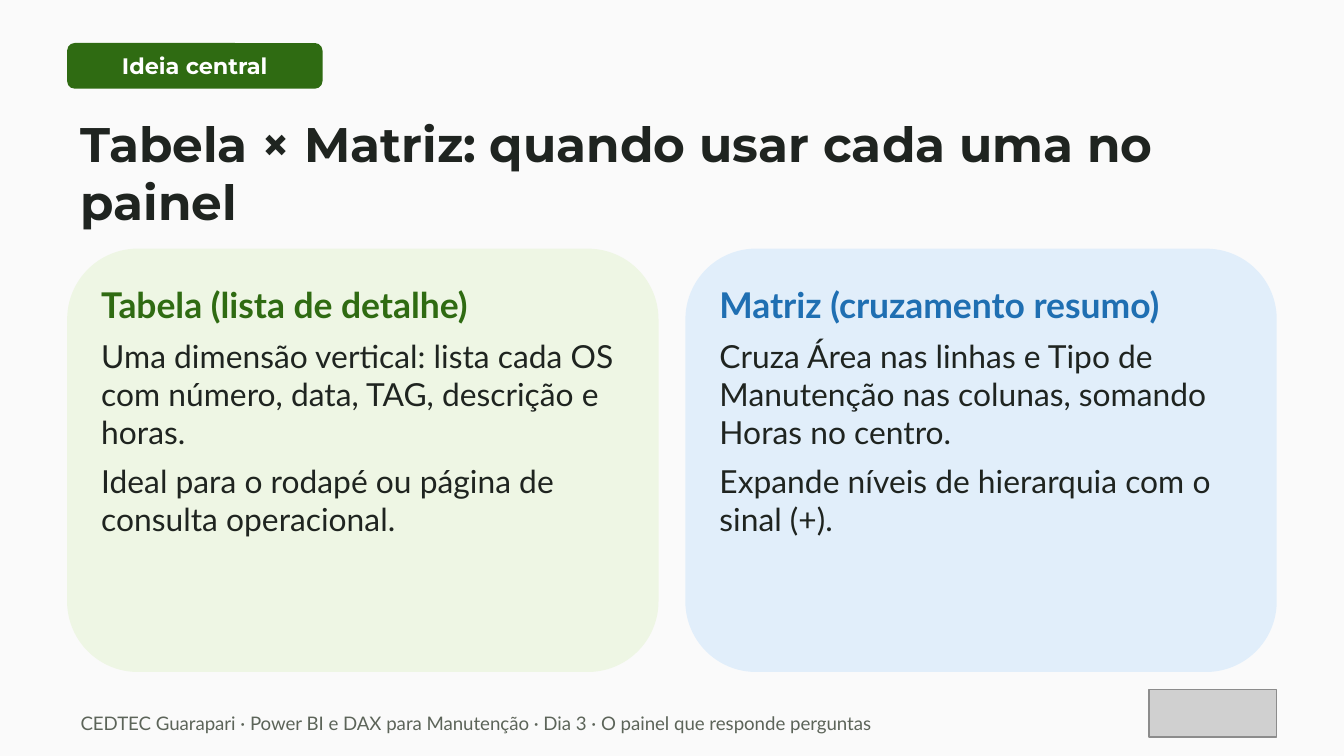
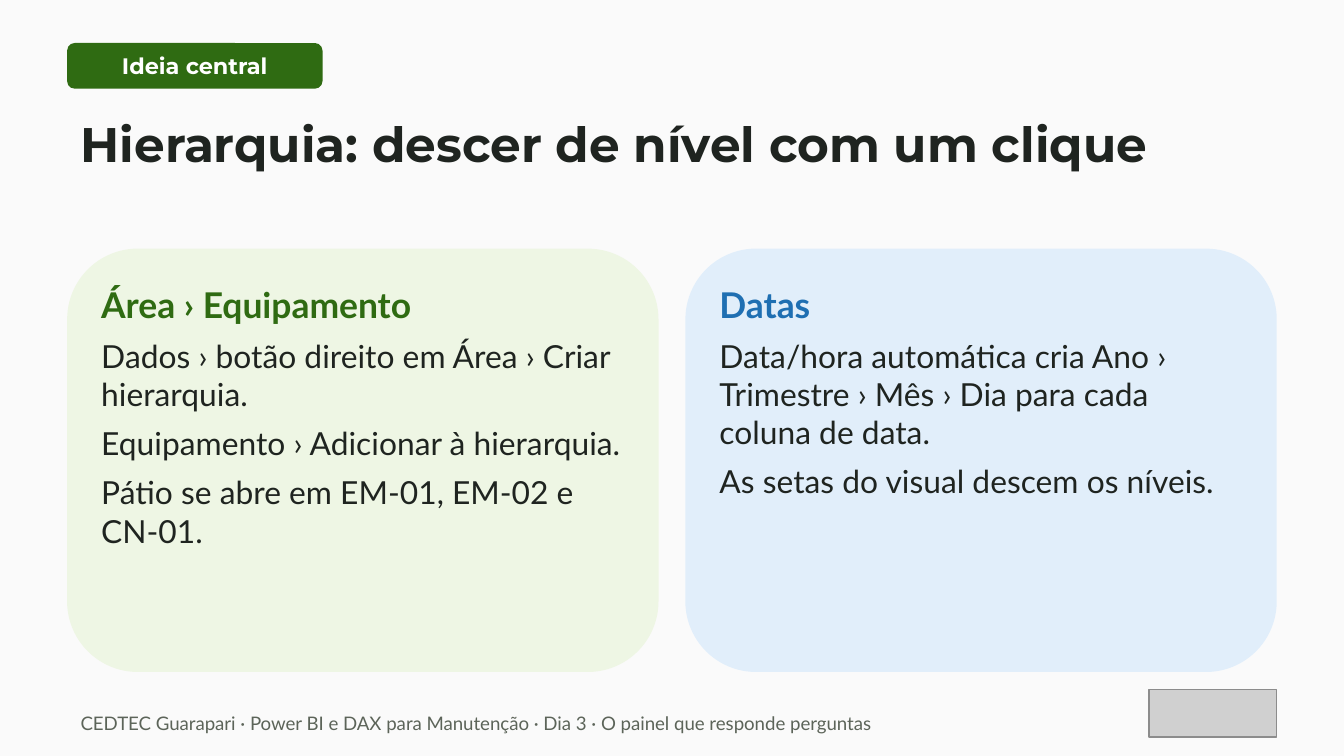
Before and after one commit to IsraelMdc/Curso_PowerBI_Dax, a slide deck: slide 10 of Aulas/Power BI e DAX para Manutenção — Dia 3 · O painel que responde perguntas.pptx (slide 21 before the commit). Drawn at 1344x756 pixels with LibreOffice and Linux fonts; fonts in the diff are those of the drawing; grey boxes stand for pictures. Boxes give left, top, right and bottom in pixels: in the first picture for what was removed or moved away, otherwise in the second. Text is boxed around its words. In the diff, an @@ line names an element or a change of style, - is before the commit and + after.

Commit message:
Alinha roteiros e datasets da Aula 3 aos 26 slides oficiais do Dia 3

```diff
--- a/Aulas/Power BI e DAX para Manutenção — Dia 3 · O painel que responde perguntas.pptx
+++ b/Aulas/Power BI e DAX para Manutenção — Dia 3 · O painel que responde perguntas.pptx
@@ text at box(81, 124, 1147, 172): text changed @@
-Tabela × Matriz: quando usar cada uma no painel
+Hierarquia: descer de nível com um clique
@@ text in rounded rectangle at box(101, 287, 621, 544): text changed @@
-Tabela (lista de detalhe)
-Uma dimensão vertical: lista cada OS com número, data, TAG, descrição e horas.
-Ideal para o rodapé ou página de consulta operacional.
+Área › Equipamento
+Dados › botão direito em Área › Criar hierarquia.
+Equipamento › Adicionar à hierarquia.
+Pátio se abre em EM-01, EM-02 e CN-01.
@@ text in rounded rectangle at box(719, 292, 1214, 494): text changed @@
-Matriz (cruzamento resumo)
-Cruza Área nas linhas e Tipo de Manutenção nas colunas, somando Horas no centro.
-Expande níveis de hierarquia com o sinal (+).
+Datas
+Data/hora automática cria Ano › Trimestre › Mês › Dia para cada coluna de data.
+As setas do visual descem os níveis.
```
Also in this commit, not shown: 24 other slides changed, 1 slide added, 10 slides removed, 4 other files.
